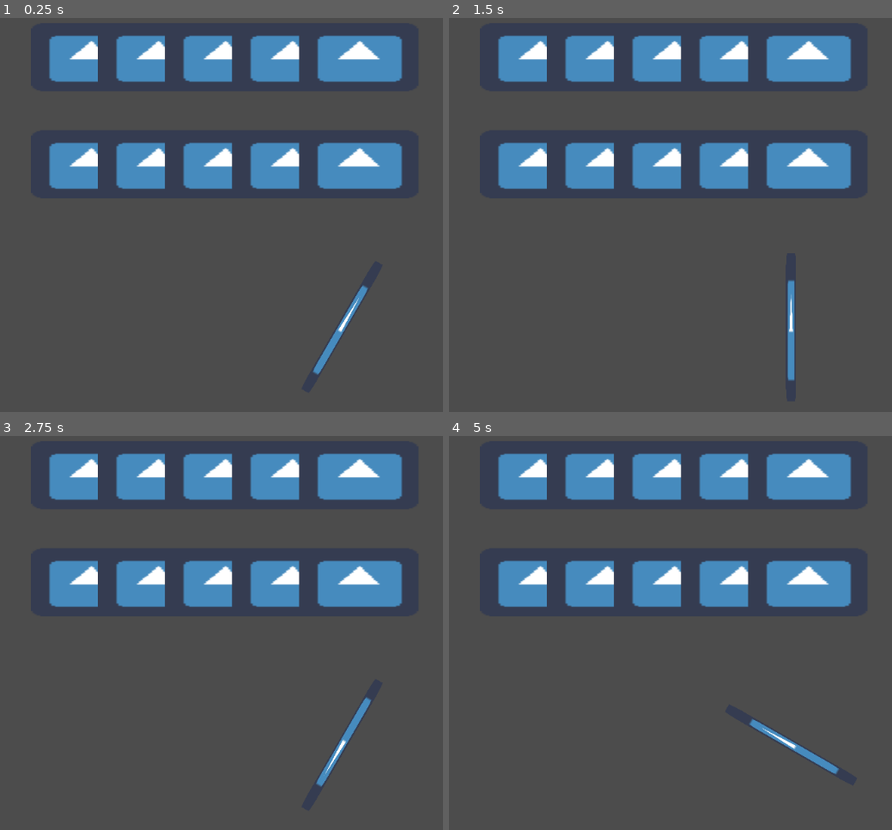
Above: before the commit, frames 1-4 (two rows, left to right).
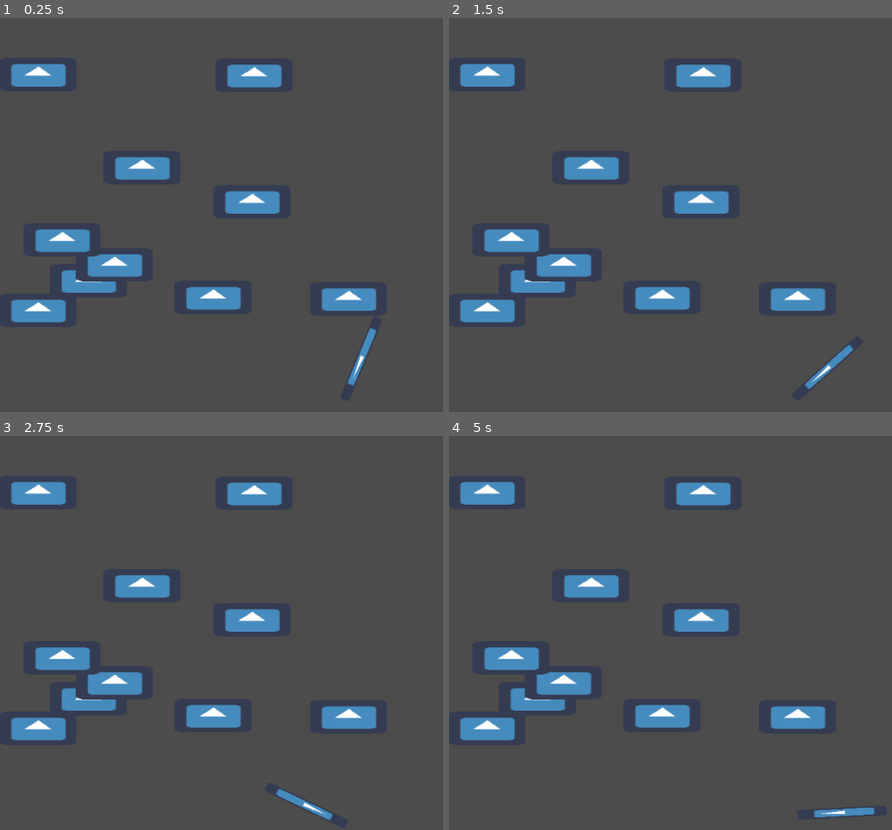
Above: after the commit, the same moments.

Repository: MihkelMK/suitsiidiindiviidid
Game: Godot game, scene res://minigame6/Shooters.tscn
Two runs of this game, one before a commit and one after it. Both use one fixed random seed, a clock stepped at 60 frames per second and the inputs below. The project has no main scene, so this scene is started directly. The engine's default icon, where the game draws it, is replaced by a stand-in: a white triangle on a blue panel in a dark square.
Inputs (mouse positions are in pixels of both pictures, inside the frame that each line leads up to):
- Up to frame 1 (0.25 s): no input
- Up to frame 2 (1.5 s): move the mouse to (outside the picture) at 0.52 s; click (outside the picture) at 0.67 s; move the mouse to (657, 230) at 1.27 s; click (657, 230) at 1.42 s
- Up to frame 3 (2.75 s): move the mouse to (411, 542) at 2.02 s; click (411, 542) at 2.17 s
- Up to frame 4 (5 s): move the mouse to (759, 707) at 2.77 s; click (759, 707) at 2.92 s; move the mouse to (outside the picture) at 3.52 s; click (outside the picture) at 3.67 s; move the mouse to (586, 569) at 4.27 s; click (586, 569) at 4.42 s

The runs differ from the first frame. In frame 1, 20% of the frame differs, in the area x 2-91%, y 4-94%; in frame 2, 20%; in frame 3, 20%; in frame 4, 21%, in the area x 2-97%, y 4-97%.

Commit message:
sihik lisatud

Diff:
--- a/src/minigame6/CD.gd
+++ b/src/minigame6/CD.gd
@@ -1,24 +1,17 @@
 extends Sprite
 
 
-# Declare member variables here. Examples:
-# var a = 2
-# var b = "text"
 var edasi = true
 
 
 # Called when the node enters the scene tree for the first time.
 func _process(delta):
-	if rotation_degrees >= 0 and rotation_degrees < 90 and edasi:
-		rotation_degrees += 2
-
+	if rotation_degrees < 90:
+		edasi = true
+		rotation_degrees = 90
+	if rotation_degrees <= 270 and edasi:
+		rotation_degrees += 1.5
 	else:
-		rotation_degrees -= 2
+		rotation_degrees -= 1.5
 		edasi = false
-	print(rotation_degrees)
-	pass # Replace with function body.
-
-
-# Called every frame. 'delta' is the elapsed time since the previous frame.
-#func _process(delta):
-#	pass
+	#print(rotation_degrees)
--- a/src/minigame6/LendavElement.tscn
+++ b/src/minigame6/LendavElement.tscn
@@ -4,14 +4,14 @@
 [ext_resource path="res://minigame6/Allveelaev.gd" type="Script" id=2]
 
 [sub_resource type="RectangleShape2D" id=1]
-extents = Vector2( 88.6562, 51.375 )
+extents = Vector2( 59.3281, 25.1875 )
 
 [node name="LendavElement" type="StaticBody2D"]
 script = ExtResource( 2 )
 
 [node name="Allveelaev" type="Sprite" parent="."]
-position = Vector2( 1.04904e-05, 3.8147e-06 )
-scale = Vector2( 2.78125, 1.59375 )
+position = Vector2( 0.500002, 0 )
+scale = Vector2( 1.79688, 0.78125 )
 texture = ExtResource( 1 )
 
 [node name="CollisionShape2D" type="CollisionShape2D" parent="."]
--- a/src/minigame6/Shooters.tscn
+++ b/src/minigame6/Shooters.tscn
@@ -5,7 +5,7 @@
 [ext_resource path="res://icon.png" type="Texture" id=3]
 
 [sub_resource type="RayShape2D" id=5]
-length = 190.41
+length = 206.227
 
 [sub_resource type="RectangleShape2D" id=1]
 extents = Vector2( 511.75, 7.99999 )
@@ -23,18 +23,19 @@
 script = ExtResource( 1 )
 
 [node name="Sihik" type="Sprite" parent="."]
-position = Vector2( 510, 473 )
-scale = Vector2( 0.234375, 3.45313 )
+position = Vector2( 520, 585 )
+rotation = 3.14159
+scale = Vector2( 0.234375, 2.08064 )
 texture = ExtResource( 3 )
+centered = false
 script = ExtResource( 2 )
 
 [node name="StaticBody2D" type="StaticBody2D" parent="Sihik"]
-position = Vector2( 19.2, -15.2036 )
+position = Vector2( 34.1333, -2.35947 )
 scale = Vector2( 6, 0.316742 )
 
 [node name="CollisionShape2D" type="CollisionShape2D" parent="Sihik/StaticBody2D"]
-position = Vector2( -1.06653, 147.657 )
-rotation = -3.14159
+position = Vector2( 0, 3.05176e-05 )
 shape = SubResource( 5 )
 one_way_collision_margin = 1.1
 
--- a/src/minigame6/shooters.gd
+++ b/src/minigame6/shooters.gd
@@ -14,9 +14,13 @@
 	for y in range(brickCountY):
 		for x in range(brickCountX):
 			var brick_instance = brick.instance()
-			#var x_koordinaat =
-			brick_instance.position=Vector2(135+100*x,70+160*y)
-
+			var rng = RandomNumberGenerator.new()
+			rng.randomize()
+			var numx = rng.randi_range(50, 800)
+			var numy = rng.randi_range(70, 450)
+			print(numx, numy)
+			#brick_instance.position=Vector2(135+100*x,70+160*y)
+			brick_instance.position=Vector2(numx, numy)
 			if y==importantBrickY && x==importantBrickX:
 				brick_instance.get_child(0).region_rect.position.x = TEXTURE_VARIATIONS_AMOUNT * TEXTURE_WIDTH
 				brick_instance.makeImportant()
